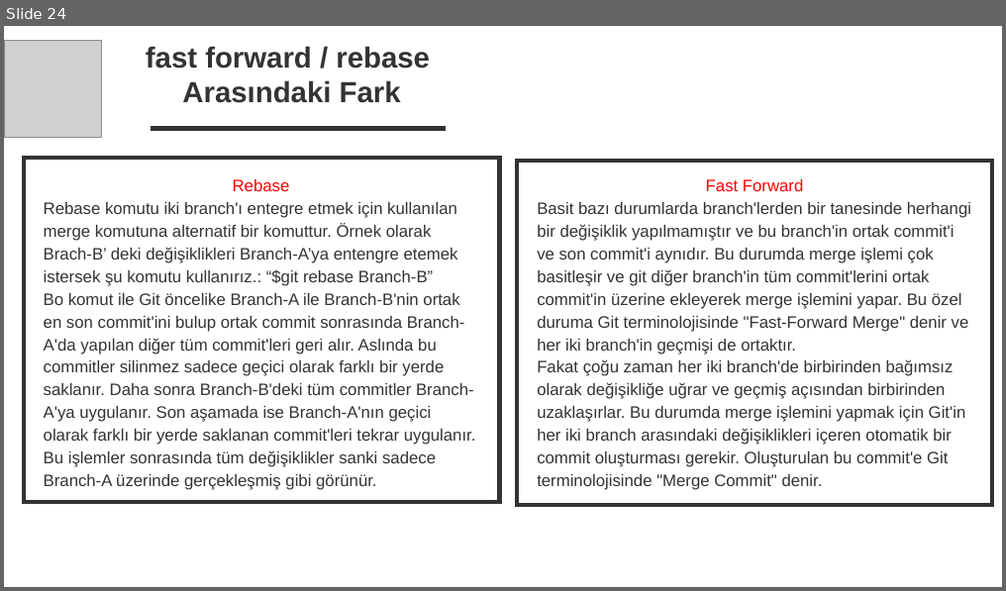
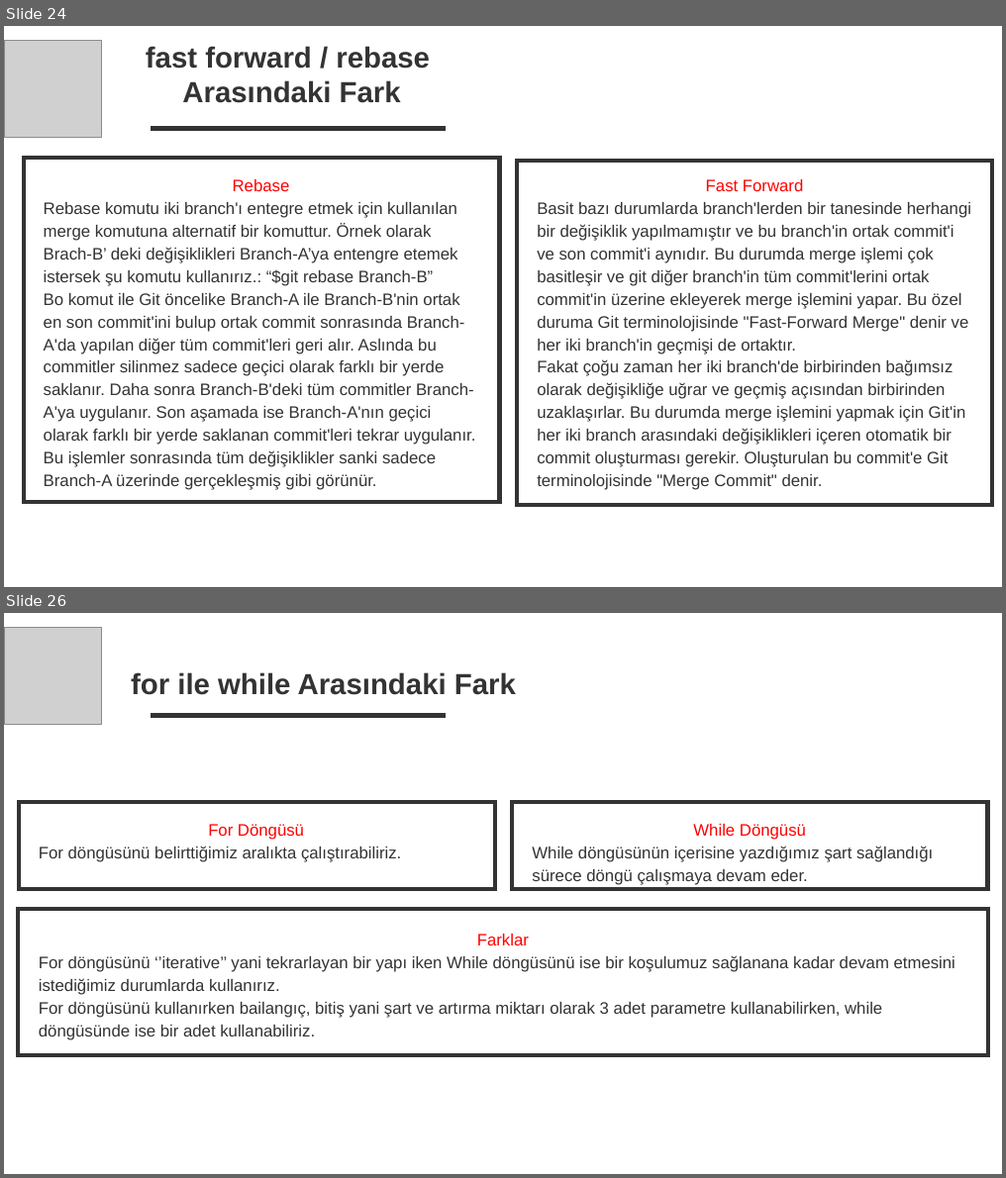
Before and after one commit to TechCareer-FrontEnd-1/tubisad-frontend-wjolnir, a slide deck: Research Homeworks/Research Homeworks.pptx. Shown one above the other, each under a label of ours: slide 24 before the commit, slides 24 and 26 after it; the slides between them are not shown. The pictures are 1006x591 and 1006x1178 pixels, drawn with LibreOffice and Linux fonts; fonts in the diff are those of the drawing; grey boxes stand for pictures. Boxes give left, top, right and bottom in pixels: in the first picture for what was removed or moved away, otherwise in the second. Text is boxed around its words. In the diff, an @@ line names an element or a change of style, - is before the commit and + after.

```diff
--- a/Research Homeworks/Research Homeworks.pptx
+++ b/Research Homeworks/Research Homeworks.pptx
@@ slide 26 added at [4, 613, 1002, 1174], background #FFFFFF @@
@@ picture added at [4, 627, 101, 725] @@
@@ text added at [131, 672, 516, 695], 28 pt, text #333333, bold @@
+for ile while Arasındaki Fark
@@ line added from (446, 716) to (151, 716), #333333 5 pt @@
@@ rectangle added at [19, 802, 495, 889], outline #333333 4 pt @@
@@ rectangle added at [512, 802, 988, 889], outline #333333 4 pt @@
@@ text added at [39, 824, 401, 862], 16 pt, text #333333 @@
+For Döngüsü
+For döngüsünü belirttiğimiz aralıkta çalıştırabiliriz.
@@ text added at [532, 824, 933, 885], 16 pt, text #333333 @@
+While Döngüsü
+While döngüsünün içerisine yazdığımız şart sağlandığı sürece döngü çalışmaya devam eder.
@@ rectangle added at [18, 909, 988, 1056], outline #333333 4 pt @@
@@ text added at [39, 934, 955, 1041], 16 pt, text #333333 @@
+Farklar
+For döngüsünü ‘’iterative’’ yani tekrarlayan bir yapı iken While döngüsünü ise bir koşulumuz sağlanana kadar devam etmesini istediğimiz durumlarda kullanırız.
+For döngüsünü kullanırken bailangıç, bitiş yani şart ve artırma miktarı olarak 3 adet parametre kullanabilirken, while döngüsünde ise bir adet kullanabiliriz.
```
Also in this commit, not shown: 3 other slides added.
